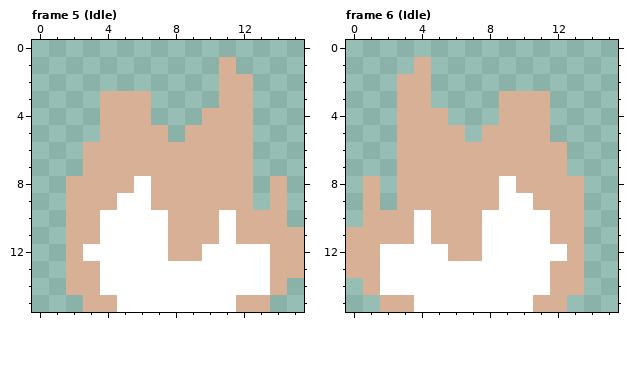
Pixel-art file, stored at game/assets/source/effect_fire.aseprite. The first picture shows the starting point.
16x16 pixels, 8 frames. Shown: frame 5 (Idle), frame 6 (Idle). The commit also changed other frames, which this record leaves out.
Now the later version:
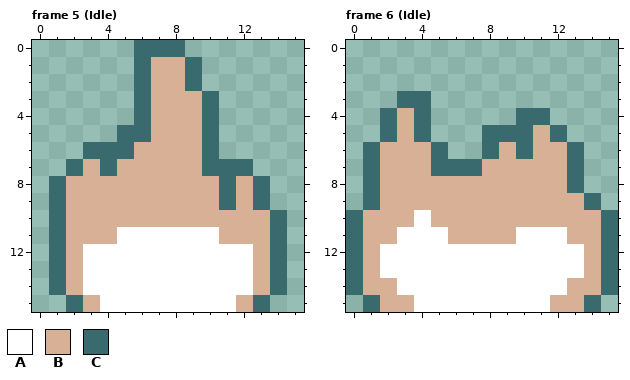
Palette (. is transparent): A #ffffff  B #d8b096  C #386a6e
What changed:
--- frame 5 (Idle)
@@ x 0..15 @@
- 0 ................
- 1 ...........B....
- 2 ...........BB...
- 3 ....BBB....BB...
- 4 ....BBB...BBB...
- 5 ....BBBB.BBBB...
- 6 ...BBBBBBBBBB...
- 7 ...BBBBBBBBBB...
- 8 ..BBBBABBBBBB.B.
- 9 ..BBBAABBBBBB.B.
-10 ..BBAAAABBBABBB.
-11 ..BBAAAABBBABBBB
-12 ..BAAAAABBAAAABB
-13 ..BBAAAAAAAAAABB
-14 ..BBAAAAAAAAAAB.
-15 ...BBAAAAAAABB..
+ 0 ......CCC.......
+ 1 ......CBBC......
+ 2 ......CBBC......
+ 3 ......CBBBC.....
+ 4 ......CBBBC.....
+ 5 .....CCBBBC.....
+ 6 ...CCCBBBBC.....
+ 7 ..CBCBBBBBCCC...
+ 8 .CBBBBBBBBBCBC..
+ 9 .CBBBBBBBBBCBC..
+10 .CBBBBBBBBBBBBC.
+11 .CBBBAAAAAABBBC.
+12 .CBAAAAAAAAAABC.
+13 .CBAAAAAAAAAABC.
+14 .CBAAAAAAAAAABC.
+15 ..CBAAAAAAAABC..
--- frame 6 (Idle)
@@ x 0..15 @@
  0 ................
- 1 ....B...........
- 2 ...BB...........
- 3 ...BB....BBB....
- 4 ...BBB...BBB....
- 5 ...BBBB.BBBB....
- 6 ...BBBBBBBBBB...
- 7 ...BBBBBBBBBB...
- 8 .B.BBBBBBABBBB..
- 9 .B.BBBBBBAABBB..
-10 .BBBABBBAAAABB..
-11 BBBBABBBAAAABB..
-12 BBAAAABBAAAAAB..
-13 BBAAAAAAAAAABB..
-14 .BAAAAAAAAAABB..
-15 ..BBAAAAAAABB...
+ 1 ................
+ 2 ................
+ 3 ...CC...........
+ 4 ..CBC.....CC....
+ 5 ..CBC...CCCBC...
+ 6 .CBBBC..CBCBBC..
+ 7 .CBBBCCCBBBBBC..
+ 8 .CBBBBBBBBBBBC..
+ 9 .CBBBBBBBBBBBBC.
+10 CBBBABBBBBBBBBBC
+11 CBBAAABBBBAAABBC
+12 CBAAAAAAAAAAAABC
+13 CBAAAAAAAAAAAABC
+14 CBBAAAAAAAAAABBC
+15 .CBBAAAAAAAABBC.
Pixel boxes of the changes (left, top, right, bottom) in both pictures:
changed: (49, 40, 304, 312)
changed: (346, 57, 618, 312)
